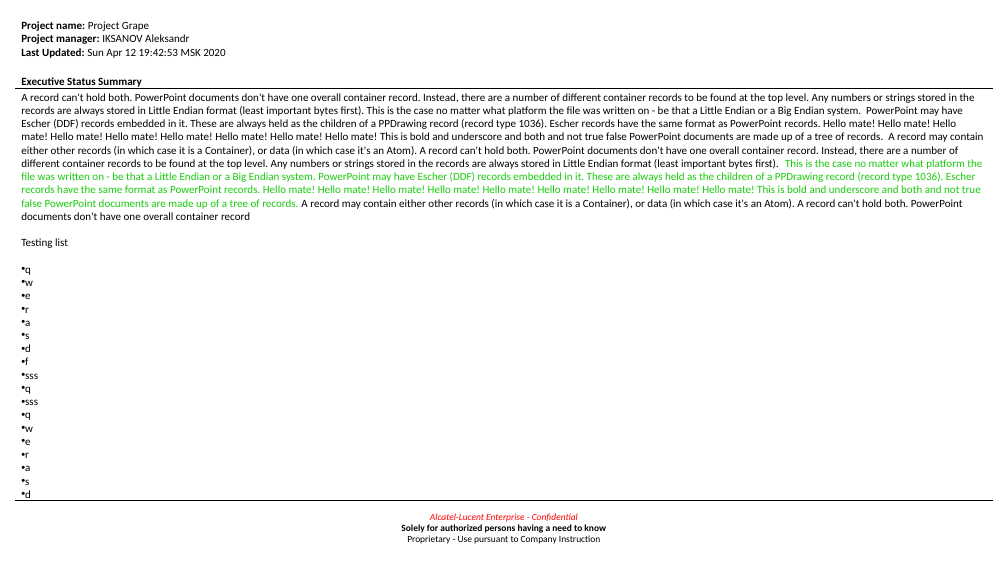
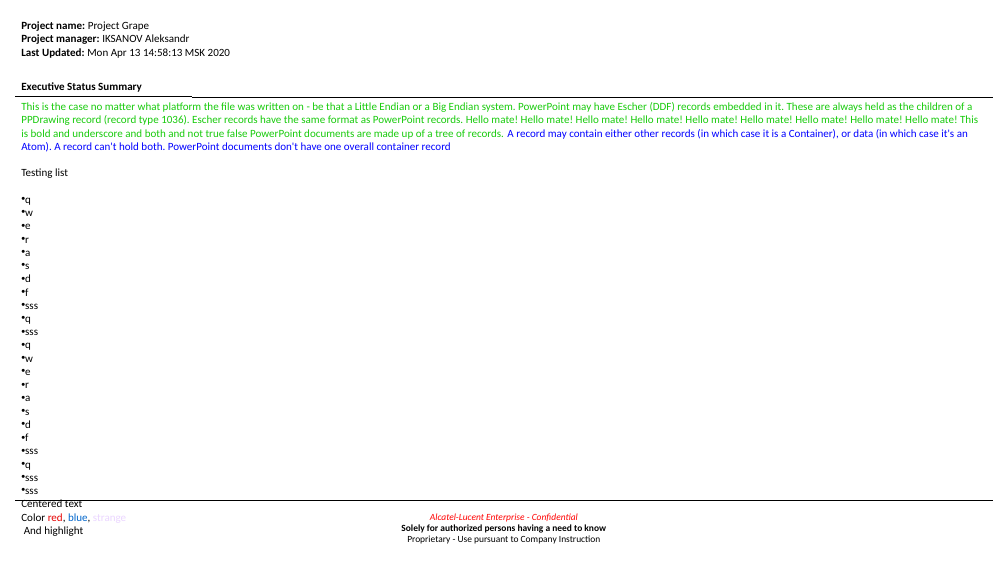
Before and after one commit to TheDiamondDoge/management_board_file_processors, a slide deck: slide 2 of html-to-ppt/TextFormat.pptx. Drawn at 1008x567 pixels with LibreOffice and Linux fonts; fonts in the diff are those of the drawing. Boxes give left, top, right and bottom in pixels: in the first picture for what was removed or moved away, otherwise in the second. Text is boxed around its words. In the diff, an @@ line names an element or a change of style, - is before the commit and + after.

```diff
--- a/html-to-ppt/TextFormat.pptx
+++ b/html-to-ppt/TextFormat.pptx
@@ text at [21, 21, 230, 58]: text changed @@
-Project name: Project Grape
-Project manager: IKSANOV Aleksandr
-Last Updated: Sun Apr 12 19:42:53 MSK 2020
+Project name: Project Grape
+Project manager: IKSANOV Aleksandr
+Last Updated: Mon Apr 13 14:58:13 MSK 2020
@@ text "Executive Status Summary": place and size @@
-text "Executive Status Summary" at [21, 77, 142, 87]
+text "Executive Status Summary" at [21, 82, 142, 92]
@@ line moved from (16, 88) - (992, 89) to (16, 97) - (992, 98) @@
@@ text "This is the case no ...": place and size @@
-text "This is the case no ..." at [21, 93, 983, 501]
+text "This is the case no ..." at [21, 102, 978, 494]
@@ text at [21, 102, 978, 152]: text changed; text colour #000000 to #18CB0C @@
-A record can't hold both. PowerPoint documents don't have one overall container record. Instead, there are a number of different container records to be found at the top level. Any numbers or strings stored in the records are always stored in Little Endian format (least important bytes first). This is the case no matter what platform the file was written on - be that a Little Endian or a Big Endian system. PowerPoint may have Escher (DDF) records embedded in it. These are always held as the children of a PPDrawing record (record type 1036). Escher records have the same format as PowerPoint records. Hello mate! Hello mate! Hello mate! Hello mate! Hello mate! Hello mate! Hello mate! Hello mate! Hello mate! This is bold and underscore and both and not true false PowerPoint documents are made up of a tree of records. A record may contain either other records (in which case it is a Container), or data (in which case it's an Atom). A record can't hold both. PowerPoint documents don't have one overall container record. Instead, there are a number of different container records to be found at the top level. Any numbers or strings stored in the records are always stored in Little Endian format (least important bytes first). This is the case no matter what platform the file was written on - be that a Little Endian or a Big Endian system. PowerPoint may have Escher (DDF) records embedded in it. These are always held as the children of a PPDrawing record (record type 1036). Escher records have the same format as PowerPoint records. Hello mate! Hello mate! Hello mate! Hello mate! Hello mate! Hello mate! Hello mate! Hello mate! Hello mate! This is bold and underscore and both and not true false PowerPoint documents are made up of a tree of records. A record may contain either other records (in which case it is a Container), or data (in which case it's an Atom). A record can't hold both. PowerPoint documents don't have one overall container record
+This is the case no matter what platform the file was written on - be that a Little Endian or a Big Endian system. PowerPoint may have Escher (DDF) records embedded in it. These are always held as the children of a PPDrawing record (record type 1036). Escher records have the same format as PowerPoint records. Hello mate! Hello mate! Hello mate! Hello mate! Hello mate! Hello mate! Hello mate! Hello mate! Hello mate! This is bold and underscore and both and not true false PowerPoint documents are made up of a tree of records. A record may contain either other records (in which case it is a Container), or data (in which case it's an Atom). A record can't hold both. PowerPoint documents don't have one overall container record
@@ text at [25, 433, 38, 494]: paragraphs added @@
+• f
+• sss
+• q
+• sss
+• sss
+Centered text
+Color red, blue, strange
+And highlight
```
Also in this commit, not shown: 1 other slide changed, 1 slide removed, 3 other files.
